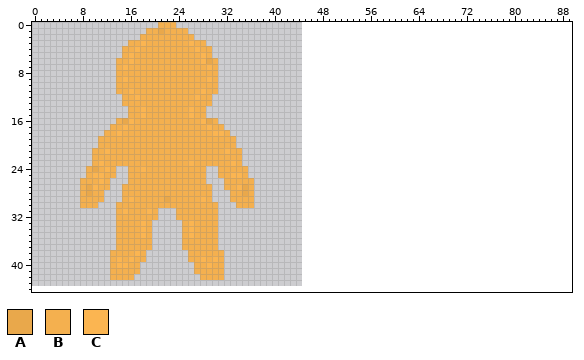
Two versions of one sprite sheet, client/entityTexture.png. This is how it looked before the edit.
The file is 45x45 pixels. Colours within 5 levels of each other are drawn and written as one. The old version is drawn lined up with the new one, on the new canvas.
Palette (. is transparent): A #e9a84b  B #f4b04f  C #fbb551
Pixels before (only the part around the change), first column x 45:
21 .............................................
22 .............................................
23 .............................................
24 .............................................
25 .............................................
26 .............................................
27 .............................................
28 .............................................
29 .............................................
30 .............................................
31 .............................................
32 .............................................
33 .............................................
34 .............................................
35 .............................................
36 .............................................
37 .............................................
38 .............................................
39 .............................................
40 .............................................
41 .............................................
42 .............................................
43 .............................................
44 .............................................
After:
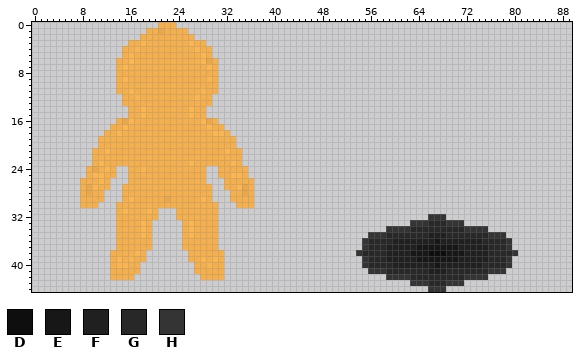
Colours new in this view: D #0e0e0e  E #171717  F #202020  G #282828  H #343434
Difference:
canvas 45x45 -> 90x45, the old top-left corner now at 0,-1 (the part of the old canvas that was cut away was empty and is not shown)
y 32: x 66..68 ... -> HHH
y 33: x 63..71 ......... -> HHHGGGHHH
y 34: x 59..75 ................. -> HHHHGGGGGGGGGHHHH
y 35: x 56..78 ....................... -> HHHGGGGGGGFFFGGGGGGGHHH
y 36: x 55..79 ......................... -> HGGGGFFFFFFFEFFFFFFFGGGGH
y 37: x 55..79 ......................... -> HGGGFFFFFEEEEEEEFFFFFGGGH
y 38: x 54..80 ........................... -> HGGGGFFFFEEEDDDEEEFFFFGGGGH
y 39: x 55..79 ......................... -> HGGGFFFFFEEEEEEEFFFFFGGGH
y 40: x 55..79 ......................... -> HGGGGFFFFFFFEFFFFFFFGGGGH
y 41: x 56..78 ....................... -> HHHGGGGGGGFFFGGGGGGGHHH
y 42: x 59..75 ................. -> HHHHGGGGGGGGGHHHH
y 43: x 63..71 ......... -> HHHGGGHHH
y 44: x 66..68 ... -> HHH
